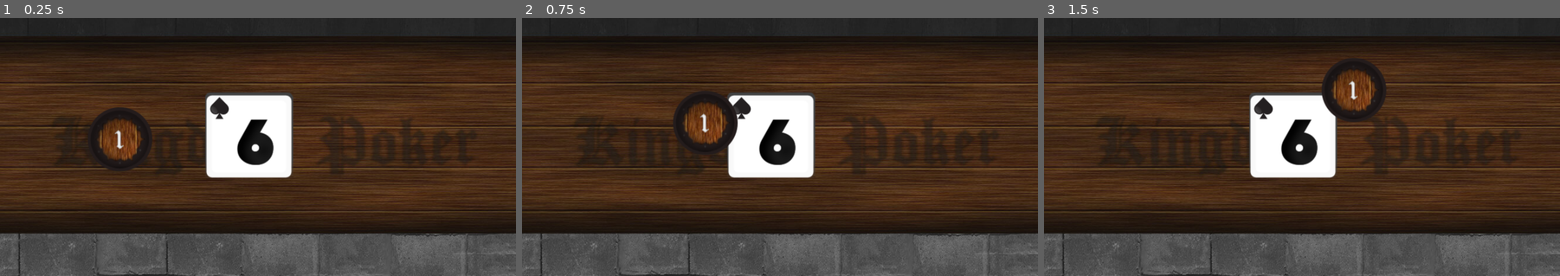
Above: before the commit, frames 1-3 (left to right).
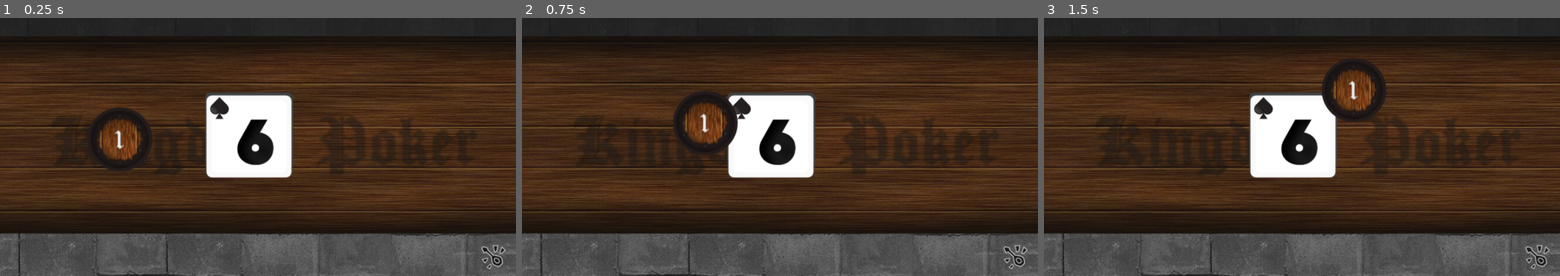
Above: after the commit, the same moments.

Repository: ubermanu/kingdom-poker
Game: Godot game, scene res://Game.tscn
The game is run twice, just before and just after one commit, with the same random seed, the same clock (stepped at 60 frames per second) and the same inputs.
Inputs (mouse positions are in pixels of both pictures, inside the frame that each line leads up to):
- Up to frame 1 (0.25 s): no input
- Up to frame 2 (0.75 s): tap Enter at 0.5 s; drag from (640, 139) to (831, 90) at 0.52 s
- Up to frame 3 (1.5 s): tap Space at 1.25 s; drag from (1198, 159) to (1276, 198) at 1.27 s

The runs differ from the first frame. In frame 1, 0.2% of the frame differs, in the area x 93-98%, y 88-98%; in frame 2, 0.2%; in frame 3, 0.2%.

Commit message:
Add music button option

Diff:
--- a/Game.tscn
+++ b/Game.tscn
@@ -1,12 +1,16 @@
-[gd_scene load_steps=4 format=2]
+[gd_scene load_steps=5 format=2]
 
 [ext_resource path="res://Board.tscn" type="PackedScene" id=1]
 [ext_resource path="res://Token.tscn" type="PackedScene" id=2]
 [ext_resource path="res://Card.tscn" type="PackedScene" id=3]
+[ext_resource path="res://MusicButton.tscn" type="PackedScene" id=4]
 
 [node name="Game" type="Node2D"]
 
 [node name="Board" parent="." instance=ExtResource( 1 )]
+
+[node name="MusicButton" parent="." instance=ExtResource( 4 )]
+position = Vector2( 842.576, 405.311 )
 
 [node name="Card" parent="." instance=ExtResource( 3 )]
 position = Vector2( 424.587, 201.538 )
--- /dev/null
+++ b/MusicButton.gd
@@ -0,0 +1,21 @@
+extends Area2D
+
+export (bool) var active = true
+
+func _ready():
+	update_icon()
+
+func update_icon():
+	if active:
+		$Icon.frame_coords.x = 0
+	else:
+		$Icon.frame_coords.x = 1
+
+func toggle():
+	active = !active
+	update_icon()
+
+func _on_MusicButton_input_event(_viewport, event, _shape_idx):
+	if event is InputEventMouseButton:
+		if event.button_index == BUTTON_LEFT and event.pressed:
+			toggle()
--- /dev/null
+++ b/MusicButton.tscn
@@ -0,0 +1,20 @@
+[gd_scene load_steps=4 format=2]
+
+[ext_resource path="res://images/misc.png" type="Texture" id=1]
+[ext_resource path="res://MusicButton.gd" type="Script" id=2]
+
+[sub_resource type="RectangleShape2D" id=1]
+extents = Vector2( 25, 25 )
+
+[node name="MusicButton" type="Area2D"]
+script = ExtResource( 2 )
+
+[node name="CollisionShape2D" type="CollisionShape2D" parent="."]
+shape = SubResource( 1 )
+
+[node name="Icon" type="Sprite" parent="."]
+texture = ExtResource( 1 )
+vframes = 3
+hframes = 2
+frame = 4
+[connection signal="input_event" from="." to="." method="_on_MusicButton_input_event"]
